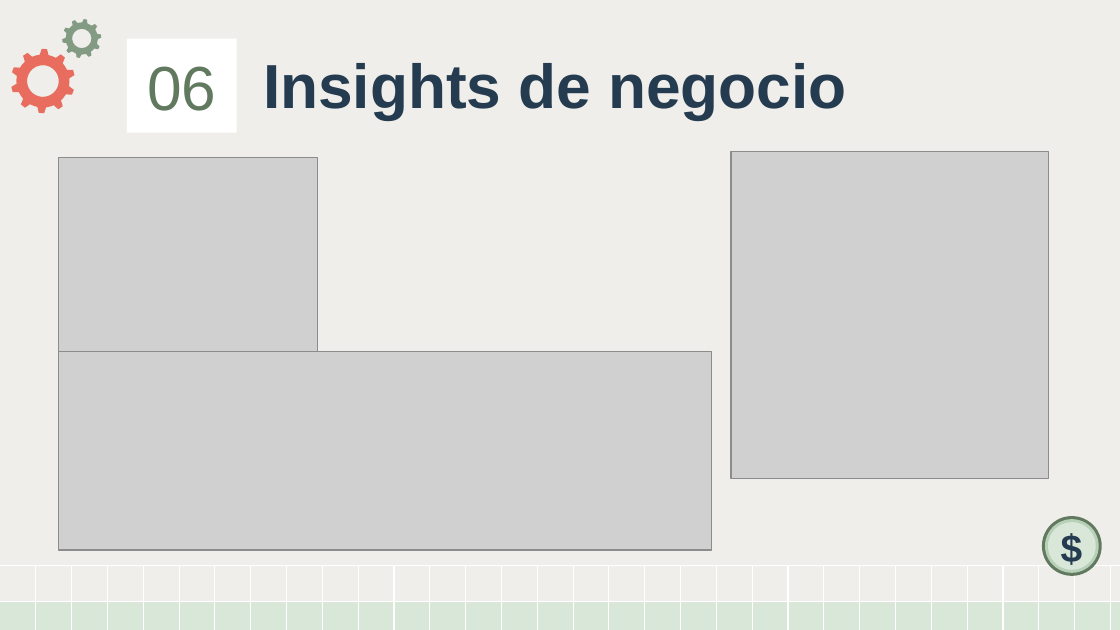
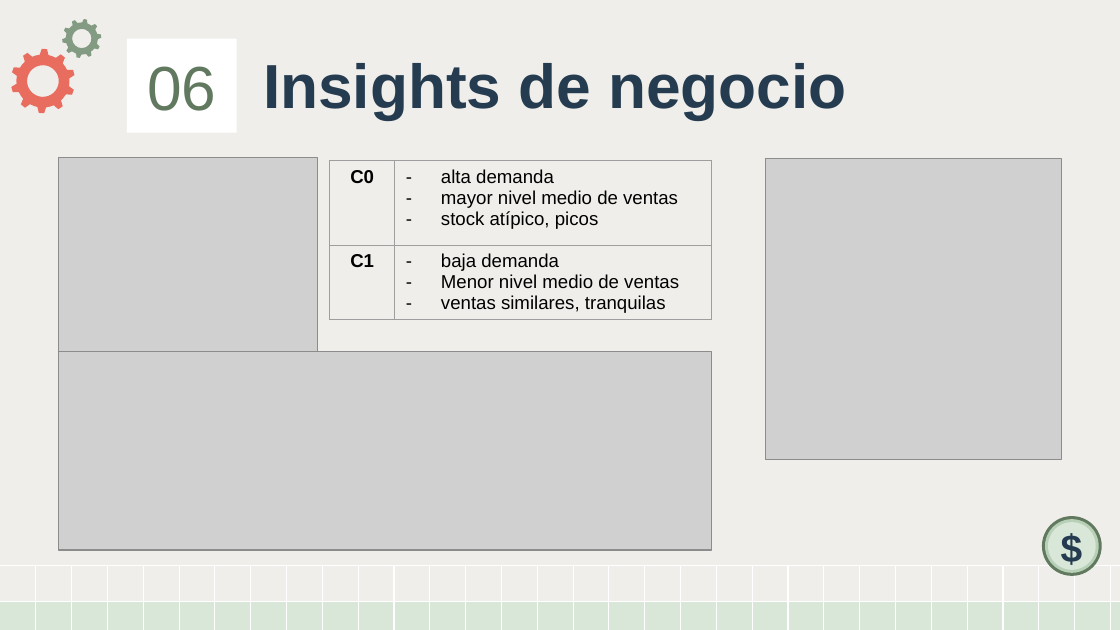
Before and after one commit to anagu89/Machine_Learning, a slide deck: slide 8 of docs/negocio.pptx. Drawn at 1120x630 pixels with LibreOffice and Linux fonts; fonts in the diff are those of the drawing; grey boxes stand for pictures. Boxes give left, top, right and bottom in pixels: in the first picture for what was removed or moved away, otherwise in the second. Text is boxed around its words. In the diff, an @@ line names an element or a change of style, - is before the commit and + after.

```diff
--- a/docs/negocio.pptx
+++ b/docs/negocio.pptx
@@ table added at (x1=329, y1=161, x2=710, y2=325), 2 rows, 2 columns @@
+C0 | alta demanda / mayor nivel medio de ventas / stock atípico, picos
+C1 | baja demanda / Menor nivel medio de ventas / ventas similares, tranquilas
@@ picture resized from (x1=731, y1=151, x2=1048, y2=478) to (x1=765, y1=159, x2=1061, y2=460) @@
```
Also in this commit, not shown: 1 other slide changed, 1 other file.
